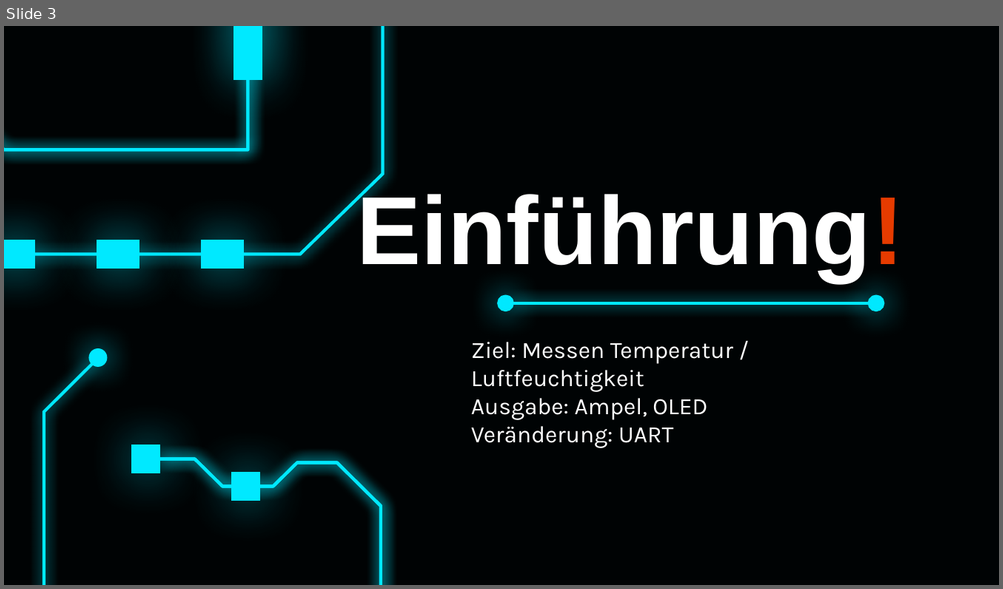
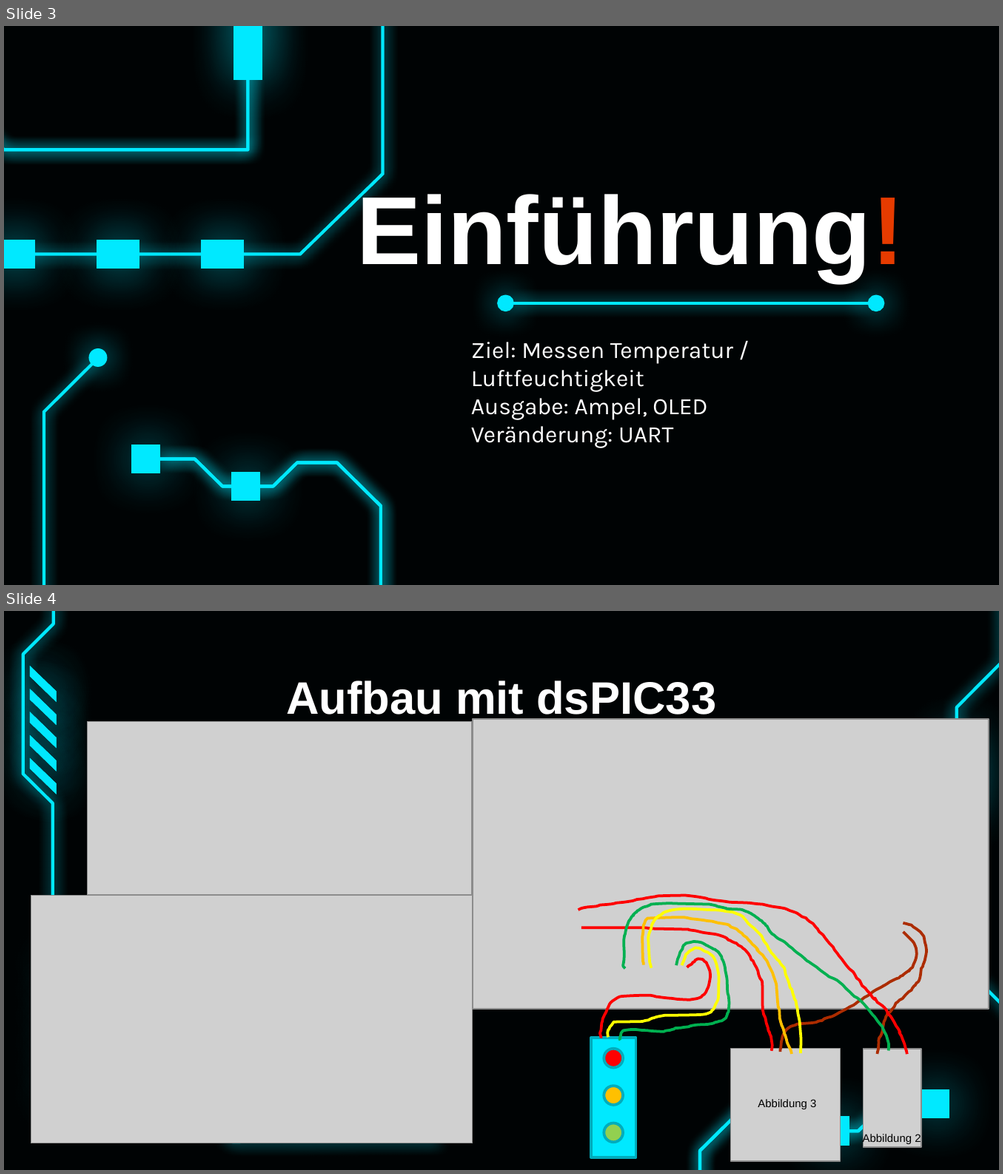
Before and after one commit to bayerju/mikro_loabor, a slide deck: MIC.pptx. Shown one above the other, each under a label of ours: slide 3 before the commit, slides 3 and 4 after it. The pictures are 1003x589 and 1003x1174 pixels, drawn with LibreOffice and Linux fonts; fonts in the diff are those of the drawing; grey boxes stand for pictures. Boxes give left, top, right and bottom in pixels: in the first picture for what was removed or moved away, otherwise in the second. Text is boxed around its words. In the diff, an @@ line names an element or a change of style, - is before the commit and + after.

```diff
--- a/MIC.pptx
+++ b/MIC.pptx
@@ slide 4 added at [4, 611, 999, 1170], background #000304 @@
@@ freeform shape added at [956, 611, 999, 1013], outline #00E9FF 2.25 pt @@
@@ title added at [286, 681, 716, 722], 33 pt, text #FFFFFF, bold @@
+Aufbau mit dsPIC33
@@ picture added at [88, 721, 472, 895] @@
@@ picture added at [473, 719, 989, 1009] @@
@@ freeform shape added at [942, 735, 971, 812], fill #00E9FF @@
@@ picture added at [31, 895, 472, 1144] @@
@@ freeform shape added at [578, 895, 907, 1054], outline #FF0000 2 pt @@
@@ freeform shape added at [623, 903, 888, 1051], outline #00B050 2 pt @@
@@ freeform shape added at [643, 917, 791, 1054], outline #FFC000 2 pt @@
@@ freeform shape added at [648, 909, 801, 1054], outline #FFFF00 2 pt @@
@@ freeform shape added at [581, 928, 772, 1051], outline #FF0000 2 pt @@
@@ freeform shape added at [620, 943, 729, 1041], outline #00B050 2 pt @@
@@ freeform shape added at [780, 932, 916, 1053], outline #AC2C00 2 pt @@
@@ freeform shape added at [877, 923, 927, 1054], outline #AC2C00 2 pt @@
@@ freeform shape added at [110, 961, 439, 1170], outline #00E9FF 2.25 pt @@
@@ freeform shape added at [600, 959, 710, 1039], outline #FF0000 2 pt @@
@@ freeform shape added at [608, 948, 719, 1038], outline #FFFF00 2 pt @@
@@ group added at [4, 611, 60, 1102]: 17 freeform shapes @@
@@ rectangle added at [591, 1038, 635, 1157], fill #00E9FF, outline #00ACBD 2 pt @@
@@ ellipse added at [603, 1048, 623, 1068], fill #FF0000, outline #00ACBD 2 pt @@
@@ picture added at [730, 1048, 839, 1161] @@
@@ picture added at [862, 1048, 921, 1147] @@
@@ ellipse added at [603, 1086, 623, 1105], fill #FFC000, outline #00ACBD 2 pt @@
@@ ellipse added at [96, 1100, 112, 1116], fill #00E9FF, outline #00E9FF 1.5 pt @@
@@ text added at [757, 1099, 816, 1110], 8 pt, text #000000 @@
+Abbildung 3
@@ group added at [700, 1089, 999, 1170]: 4 freeform shapes @@
@@ ellipse added at [603, 1123, 623, 1142], fill #92D050, outline #00ACBD 2 pt @@
@@ text added at [862, 1133, 920, 1145], 8 pt, text #000000 @@
+Abbildung 2
```
Also in this commit, not shown: 4 slides changed, 1 slide removed.
